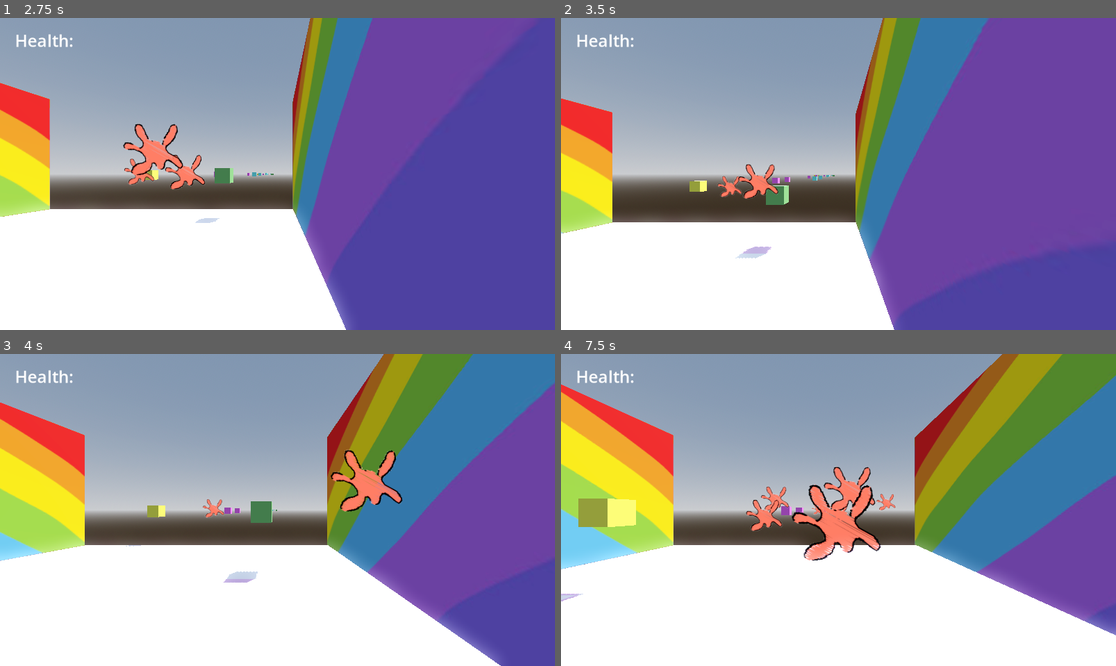
Above: before the commit, frames 1-4 (two rows, left to right).
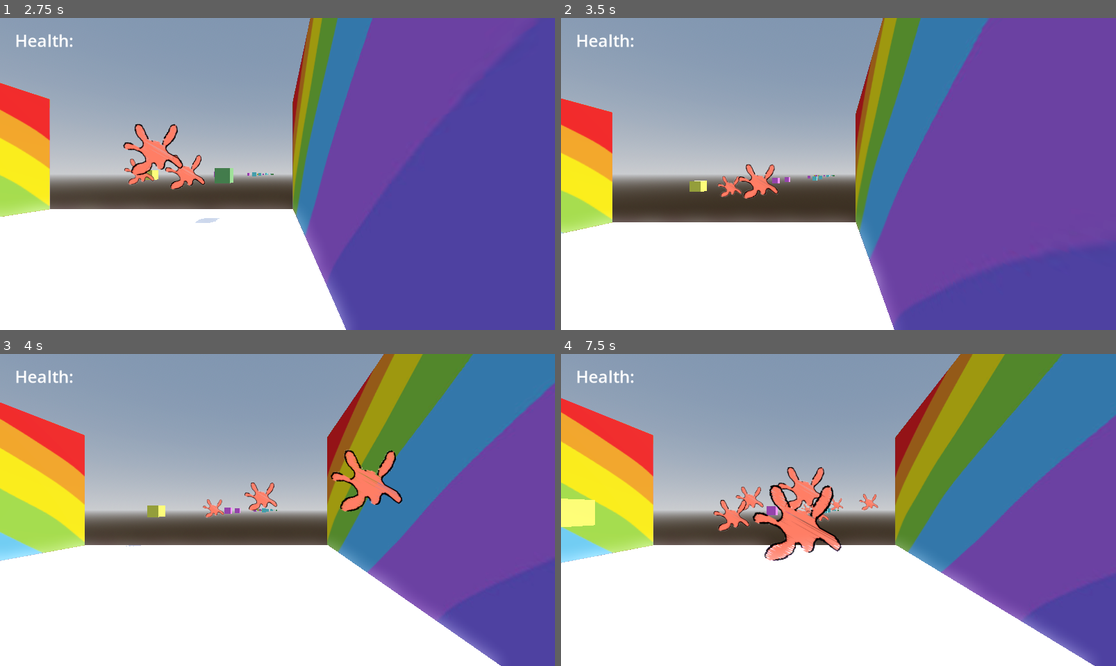
Above: after the commit, the same moments.

Repository: Ava-TU/ShooterGame_Assignment
Game: Godot game, scene res://Scenes/Level.tscn
The game is run twice, just before and just after one commit, with the same random seed, the same clock (stepped at 60 frames per second) and the same inputs. The project has no main scene, so this scene is started directly.
Inputs (mouse positions are in pixels of both pictures, inside the frame that each line leads up to):
- Up to frame 1 (2.75 s): tap Enter (ui_accept) at 0.5, 0.77, 1.52 s; move the mouse to (399, 158) at 0.52 s; hold D (right) 0.53-1.28 s; click (399, 158) at 0.6 s; move the mouse to (166, 189) at 1.27 s; hold Down (ui_down) 1.28-2.03 s; click (166, 189) at 1.35 s; move the mouse to (333, 105) at 2.02 s; hold D (right) from 2.03 s (still down); click (333, 105) at 2.1 s
- Up to frame 2 (3.5 s): move the mouse to (810, 236) at 2.77 s; release D (right) at 2.78 s; hold Up (ui_up) from 2.78 s (still down); click (810, 236) at 2.85 s; tap Enter (ui_accept) at 3.02 s
- Up to frame 3 (4 s): move the mouse to (444, 556) at 3.52 s; release Up (ui_up) at 3.53 s; hold A (left) from 3.53 s (still down); click (444, 556) at 3.6 s; tap Enter (ui_accept) at 3.77 s
- Up to frame 4 (7.5 s): move the mouse to (672, 463) at 4.27 s; click (672, 463) at 4.35 s; tap Enter (ui_accept) at 4.52, 6.02, 6.77 s; move the mouse to (866, 510) at 5.02 s; release A (left) at 5.03 s; hold Down (ui_down) 5.03-5.78 s; click (866, 510) at 5.1 s; move the mouse to (755, 432) at 5.77 s; hold D (right) 5.78-6.53 s; click (755, 432) at 5.85 s; move the mouse to (960, 494) at 6.52 s; hold Up (ui_up) 6.53-7.28 s; click (960, 494) at 6.6 s; move the mouse to (727, 525) at 7.27 s; hold D (right) from 7.28 s (still down); click (727, 525) at 7.35 s

Frame 1 is identical in both runs. In frame 2, 0.4% of the frame differs, in the area x 25-60%, y 0-98%; in frame 3, 0.6%; in frame 4, 33%, in the area x 0-100%, y 0-100%.

Commit message:
All canvas hit boxes working

Diff:
--- a/shooter_assignment/Modules/canvas1.tscn
+++ b/shooter_assignment/Modules/canvas1.tscn
@@ -1,7 +1,7 @@
 [gd_scene load_steps=7 format=3 uid="uid://1hqernw13xk1"]
 
 [ext_resource type="Script" uid="uid://d15r2h407ojnx" path="res://Scripts/modules.gd" id="1_5clhy"]
-[ext_resource type="Script" uid="uid://cby7y58ad7x3s" path="res://Modules/hit_box.gd" id="2_wqu58"]
+[ext_resource type="Script" uid="uid://cby7y58ad7x3s" path="res://Scripts/hit_box.gd" id="2_wqu58"]
 
 [sub_resource type="StandardMaterial3D" id="StandardMaterial3D_5jv0a"]
 albedo_color = Color(1, 1, 0.380392, 1)
--- a/shooter_assignment/Modules/canvas2.tscn
+++ b/shooter_assignment/Modules/canvas2.tscn
@@ -9,6 +9,8 @@
 material = SubResource("StandardMaterial3D_jywch")
 
 [sub_resource type="BoxShape3D" id="BoxShape3D_jywch"]
+
+[sub_resource type="BoxShape3D" id="BoxShape3D_lovp1"]
 
 [node name="Canvas2" type="Node3D"]
 script = ExtResource("1_lovp1")
@@ -21,3 +23,10 @@
 
 [node name="CollisionShape3D" type="CollisionShape3D" parent="StaticBody3D"]
 shape = SubResource("BoxShape3D_jywch")
+
+[node name="Area3D" type="Area3D" parent="StaticBody3D"]
+
+[node name="CollisionShape3D" type="CollisionShape3D" parent="StaticBody3D/Area3D"]
+shape = SubResource("BoxShape3D_lovp1")
+
+[connection signal="area_entered" from="StaticBody3D/Area3D" to="." method="_on_area_3d_area_entered"]
--- a/shooter_assignment/Modules/canvas3.tscn
+++ b/shooter_assignment/Modules/canvas3.tscn
@@ -9,6 +9,8 @@
 material = SubResource("StandardMaterial3D_sat42")
 
 [sub_resource type="BoxShape3D" id="BoxShape3D_sat42"]
+
+[sub_resource type="BoxShape3D" id="BoxShape3D_qfjj6"]
 
 [node name="Canvas3" type="Node3D"]
 script = ExtResource("1_qfjj6")
@@ -21,3 +23,10 @@
 
 [node name="CollisionShape3D" type="CollisionShape3D" parent="StaticBody3D"]
 shape = SubResource("BoxShape3D_sat42")
+
+[node name="HitBox3" type="Area3D" parent="StaticBody3D"]
+
+[node name="CollisionShape3D" type="CollisionShape3D" parent="StaticBody3D/HitBox3"]
+shape = SubResource("BoxShape3D_qfjj6")
+
+[connection signal="area_entered" from="StaticBody3D/HitBox3" to="." method="_on_hit_box_3_area_entered"]
--- a/shooter_assignment/Modules/canvas4.tscn
+++ b/shooter_assignment/Modules/canvas4.tscn
@@ -9,6 +9,8 @@
 material = SubResource("StandardMaterial3D_0aqys")
 
 [sub_resource type="BoxShape3D" id="BoxShape3D_0aqys"]
+
+[sub_resource type="BoxShape3D" id="BoxShape3D_kyi68"]
 
 [node name="Canvas4" type="Node3D"]
 script = ExtResource("1_kyi68")
@@ -21,3 +23,10 @@
 
 [node name="CollisionShape3D" type="CollisionShape3D" parent="StaticBody3D"]
 shape = SubResource("BoxShape3D_0aqys")
+
+[node name="HitBox4" type="Area3D" parent="StaticBody3D"]
+
+[node name="CollisionShape3D" type="CollisionShape3D" parent="StaticBody3D/HitBox4"]
+shape = SubResource("BoxShape3D_kyi68")
+
+[connection signal="area_entered" from="StaticBody3D/HitBox4" to="." method="_on_hit_box_4_area_entered"]
--- a/shooter_assignment/Scripts/modules.gd
+++ b/shooter_assignment/Scripts/modules.gd
@@ -14,3 +14,18 @@
 func _on_hit_box_area_entered(area: Area3D) -> void:
 	print ("Paint")
 	queue_free()
+
+
+func _on_area_3d_area_entered(area: Area3D) -> void:
+	print ("Paint")
+	queue_free()
+
+
+func _on_hit_box_3_area_entered(area: Area3D) -> void:
+	print ("Paint")
+	queue_free()
+
+
+func _on_hit_box_4_area_entered(area: Area3D) -> void:
+	print ("Paint")
+	queue_free()
Not shown: 1 places in shooter_assignment/Modules/canvas2.tscn that only renumber resources
Not shown: 1 places in shooter_assignment/Modules/canvas3.tscn that only renumber resources
Not shown: 1 places in shooter_assignment/Modules/canvas4.tscn that only renumber resources
Renamed: shooter_assignment/Modules/hit_box.gd -> shooter_assignment/Scripts/hit_box.gd
Renamed: shooter_assignment/Modules/hit_box.gd.uid -> shooter_assignment/Scripts/hit_box.gd.uid
Not shown, removed: shooter_assignment/Modules/canvas1.tscn.depren
